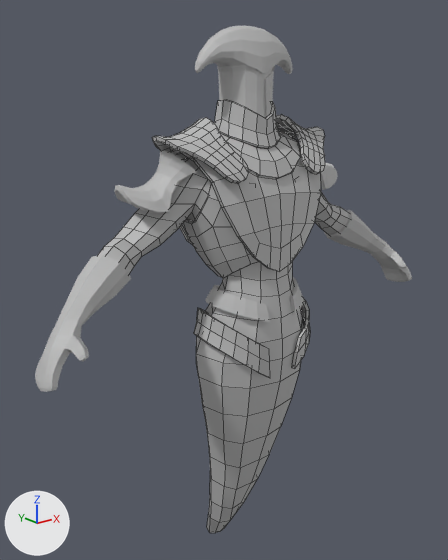
The FBX model Assets/Enemies_Animated/Models/EnemyRanged_ManualRig_Animations_Export_Body_V1.fbx, before and after one commit.
Camera for both pictures: a 50 mm lens placed at (-2.98, -3.52, 3.98), pointed at (-0.26, -0.11, 2.61). Lighting does not change. The marker at lower left points along +X, +Y and +Z. Mesh edges are drawn as thin lines on the coarser meshes. Where no turn or scale is listed for an object, it has been applied to the vertices.

Names of what the first picture shows: 'Arm_low', 'Body_low', 'ChestUnder_low', 'ChetTop_low', 'Hand_low', 'Head_low', 'HipTop_low', 'HipUnder_low', 'NeckTop_low', 'NeckUnder_low', 'Shoulder_low'.
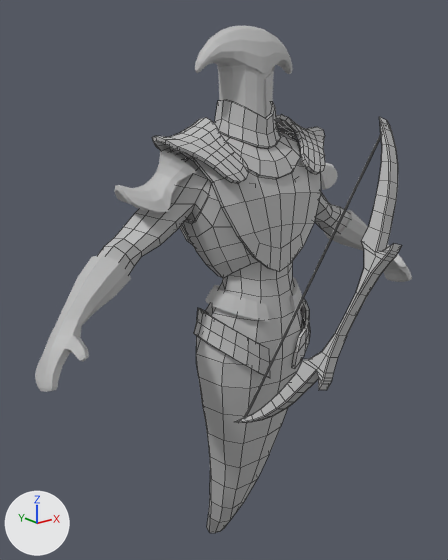
Where the newer file only moved an object's origin or applied its transform, the numbers keep the older frame.

Where the change shows, as pixel boxes (x1, y1, x2, y2) in the pictures (448 x 560 px):
'pCylinder1', added: after (235, 117, 402, 423)

The change, as a list of edits to the scene's bpy script:
```text
Add mat_lambert1_001:
    mat_lambert1_001 = principled_material('lambert1.001')
    mat_lambert1_001.base_color = (0.5, 0.5, 0.5)  # grey #bcbcbc
    mat_lambert1_001.roughness = 0.553
Add me_mesh_012:
    me_mesh_012.from_pydata(...)  # 512 vertices, 524 faces; spans x -0.36..0.42, y -0.19..0.71, z -0.97..1.17
    me_mesh_012.materials.append(mat_lambert1_001)  # grey #bcbcbc
Add ob_pcylinder1:
    ob_pcylinder1 = bpy.data.objects.new('pCylinder1', me_mesh_012)
    ob_pcylinder1.location = (-0.102, -1.182, 2.619)
```
